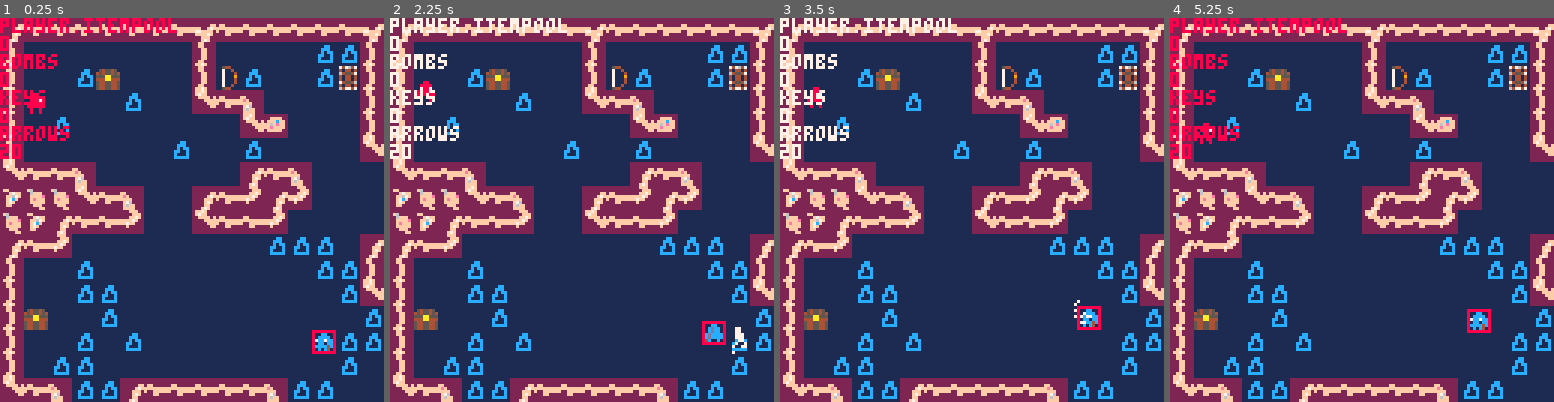
Above: before the commit, frames 1-4 (left to right).
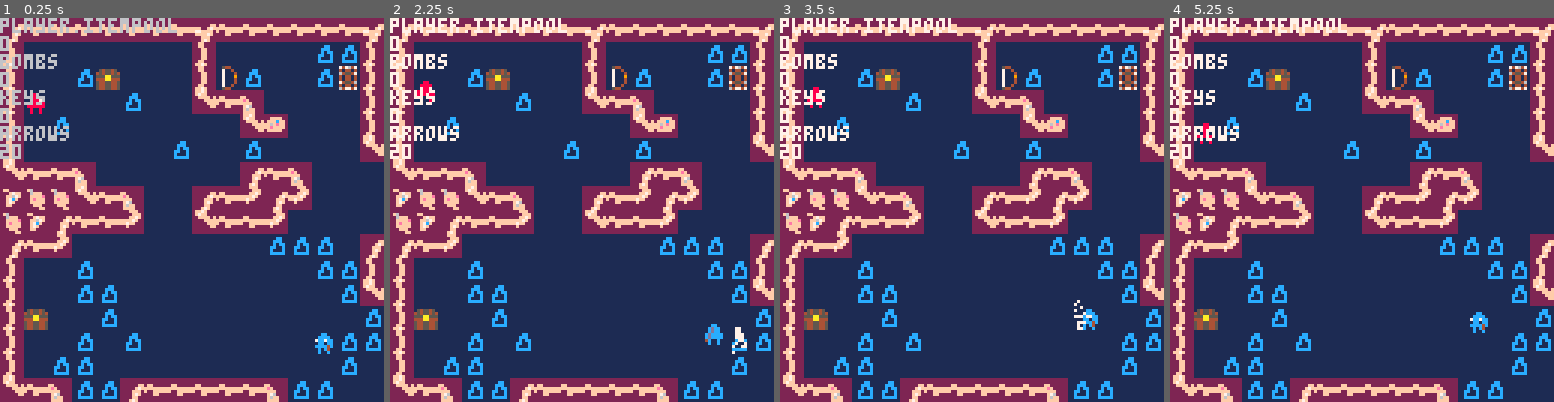
Above: after the commit, the same moments.

Repository: s-france/pico8GameS
Game: PICO-8 cartridge squid.p8
Two runs of this game, one before a commit and one after it. Both use one fixed random seed, a clock stepped at 60 frames per second and the inputs below.
Inputs:
- Up to frame 1 (0.25 s): no input
- Up to frame 2 (2.25 s): tap X (X key) at 0.33, 1.07, 1.85 s; tap O (Z key) at 0.7, 1.7, 2.1 s; hold Right 1.6-2.1 s; hold Up from 2.15 s (still down)
- Up to frame 3 (3.5 s): release Up at 2.42 s; hold Right 2.47-3.03 s; tap O (Z key) at 2.5, 2.9, 3.3 s; tap X (X key) at 2.97 s; hold Left from 3.08 s (still down)
- Up to frame 4 (5.25 s): release Left at 3.58 s; hold Down 3.63-3.97 s; tap O (Z key) every 0.4 s from 3.7 to 4.9 s; hold Right 4.02-4.68 s; tap X (X key) at 4.08, 5.2 s; hold Up 4.73-5.03 s; hold Left from 5.08 s (still down)

The runs differ from the first frame. In frame 1, 2.3% of the frame differs, in the area x 0-88%, y 0-88%; in frame 2, 0.2%; in frame 3, 0.2%; in frame 4, 2.3%.

Commit message:
Update squid.p8
Player Sprite Update

Diff:
--- a/squid.p8
+++ b/squid.p8
@@ -89,7 +89,7 @@
 	print(player.resources.arrows[1])
 
 
-	foreach(hitboxes, draw_hitbox)
+	//foreach(hitboxes, draw_hitbox)
 
 
 end
@@ -1098,11 +1098,11 @@
 00000000000000000000000000000000000000000000000000000000000040000000000000000000005440000747647000000000000000000000000000000000
 000cc000000cc000000cc000000cc000000cc000000cc000000cc000000444000440000000000000007004000404404000000000000000000000000000000000
 00cccc0000cccc0000ccdc0000cdcc0000ccdc0000cccc0000cccc000000f00004f0000004000077007000400645547000000000000000000000000000000000
-0cc7cc7007cc7cc000ccdc7000cdcc0007ccdc00007cc700007cc7000000f000000f000044fffff0007000900404404000000000000000000000000000000000
+0cc7cc7007cc7cc000ccdc7000cdcc0007ccdc000c7cc700007cc7c00000f000000f000044fffff0007000900404404000000000000000000000000000000000
 0cc1cc1001cc1cc00ccdcc100cdcccc001cdccc00c1cc1c00c1cc1c00000f0000000f00004000077007000400404404000000000000000000000000000000000
 0ccccc400cccc4c00ccdccc00cdcccc004cdccc00ccccc400ccccc400000f00000000f7000000000007000400745546000000000000000000000000000000000
-00cc044000c0c40000c0cc0004c00c0004cc0c0000c00c4000c004400007f700000007f700000000007004000404404000000000000000000000000000000000
-00c00c0000c00c0000c00c0000c00c0000c00c000c00c000000c00c0000707000000007000000000005440000647747000000000000000000000000000000000
+00cc044000c0c40000c0cc0004c00c0004cc0c0000cc0c4000c0c4400007f700000007f700000000007004000404404000000000000000000000000000000000
+00c00c0000c00c0000c00c0000c00c0000c00c0000c00c0000c00c00000707000000007000000000005440000647747000000000000000000000000000000000
 00000000000000000000000000000000000000000000000000000000000000000000000000000000000000000000000000000000000000000000000000000000
 00000000000000000000000000000000000000000000000000000000000000000000000000000000000000000000000000000000000000000000000000000000
 00000000000000000000000000000000000000000000000000000000000000000000000000000000000000000000000000000000000000000000000000000000
